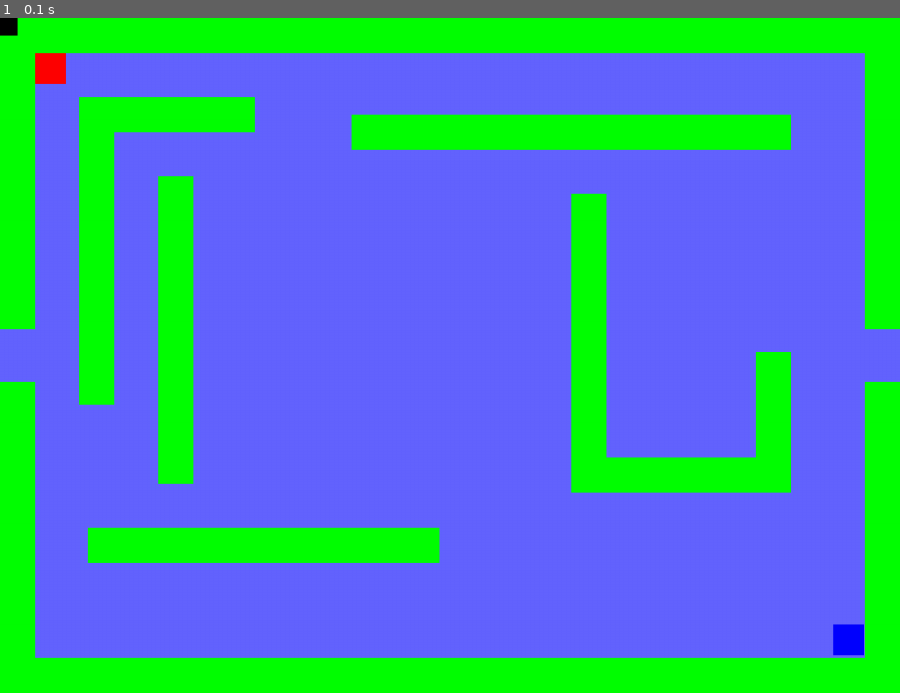
Above: before the commit, frame 1.
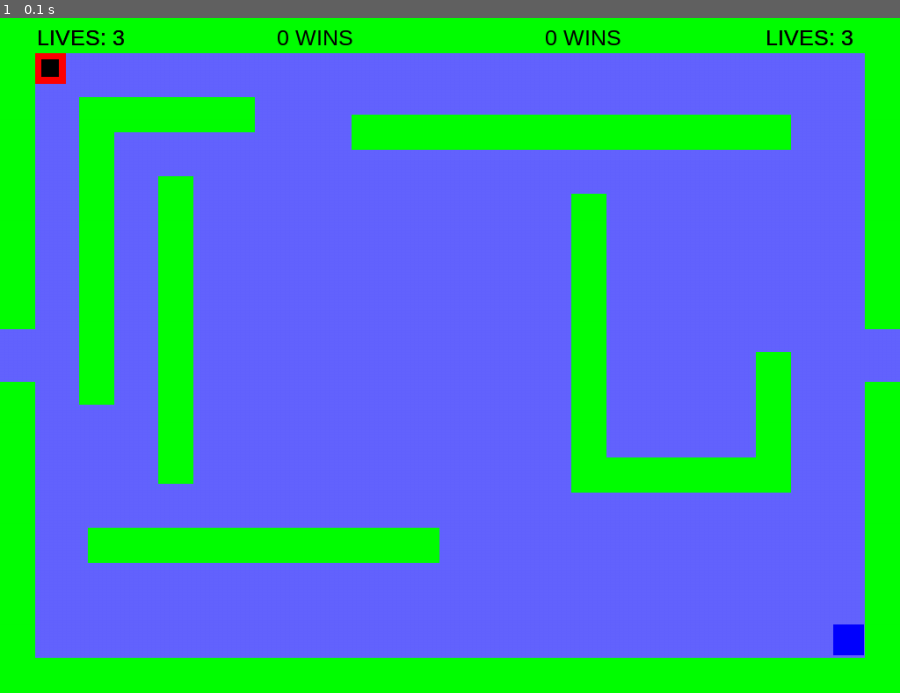
Above: after the commit, the same moment.

Repository: samsantea/Pygame-Project
Game: pygame game, started from main.py
Same seed, same stepped clock (60 frames per second), same inputs: the game is played once before the commit and once after it.
Inputs:
- Up to frame 1 (0.1 s): no input

The runs differ from the first frame. In frame 1, 0.5% of the frame differs, in the area x 0-95%, y 0-9%.

Commit message:
Added text such as instructions and countdowns. Added a teleportation point between two ends of the map and added game states. Added more walls

Diff:
--- a/main.py
+++ b/main.py
@@ -33,6 +33,7 @@
         x_vel: x velocity
         y_vel: y velocity
         wins: how many rounds the player has won
+        planter: determines whether the player is the bomb planter
     """
 
     def __init__(self, coords: tuple, color) -> None:
@@ -61,9 +62,9 @@
         self.x_vel = 0
         self.y_vel = 0
 
-        self.planter = False
-
-        wins = 0
+        self.is_planter = False
+
+        self.wins = 0
 
     def update(self):
         """ Update the player location"""
@@ -131,6 +132,7 @@
     planting_time: how much time is left from beginning to plant until the bomb is set
     plant_speed
     """
+
     def __init__(self, coords: tuple) -> None:
         """
         Arguments:
@@ -139,6 +141,9 @@
 
         super().__init__()
 
+        self.reset()
+
+    def reset(self):
         self.image = pygame.Surface((20, 20))
         self.image.fill(BLACK)
 
@@ -171,12 +176,13 @@
     time_introduction = 7
     time_invincible = 3
     time_start_plant = 0.0
-    round = 1
-    game_state = "introduction"
+    game_state = "running"
     planter_click = False # Prevents player one from holding down more than one key
     defender_click = False # Prevents player one from holding down more than one key
     planter_keys = [pygame.K_a, pygame.K_d, pygame.K_w, pygame.K_s, pygame.K_4]
     defender_keys = [pygame.K_LEFT, pygame.K_RIGHT, pygame.K_UP, pygame.K_DOWN, pygame.K_KP4]
+    planter_spawn = (40, 40)
+    defender_spawn = (948, 690)
 
     wall_attributes = [
         [40, 354, (0, 0)],
@@ -207,15 +213,15 @@
         wall_sprites.add(wall)
         all_sprites.add(wall)
 
-    planter = Player((40, 40), RED)
-    planter.planter = True
-    defender = Player((948, 690), BLUE)
+    planter = Player(planter_spawn, RED)
+    planter.is_planter = True
+    defender = Player(defender_spawn, BLUE)
     all_sprites.add(planter)
     all_sprites.add(defender)
     player_sprites.add(planter)
     player_sprites.add(defender)
     time_hit = 0.0
-    time_end_round = 0.0
+    time_round_end = 0.0
     time_start = 0
 
     bomb = Bomb(planter.rect.center)
@@ -223,6 +229,10 @@
 
     new_bomb_coords = (-1, -1)
     time_ticking = 0.0
+    time_defuse = 0
+
+    font = pygame.font.SysFont("Arial", 25)
+    big_font = pygame.font.SysFont("Arial", 40)
 
     # ----------- MAIN LOOP
     while not done:
@@ -245,7 +255,7 @@
                             planter.go_up()
                         elif event.key == pygame.K_s:
                             planter.go_down()
-                        elif event.key == pygame.K_4 and planter.planter == True:
+                        elif event.key == pygame.K_4 and planter.is_planter == True:
                             bomb.plant()
                             print("planting")
 
@@ -261,9 +271,10 @@
                             defender.go_up()
                         elif event.key == pygame.K_DOWN:
                             defender.go_down()
-                        elif event.key == pygame.K_KP4 and defender.planter == True:
-                            bomb.plant()
-                            print("planting")
+                        elif event.key == pygame.K_KP4 and allow_defuse == True:
+                            time_defuse = time.time()
+                            print("defusing")
+
 
                 elif event.type == pygame.KEYUP:
                     if event.key == pygame.K_4:
@@ -279,6 +290,10 @@
                         if defender.x_vel != 0 or defender.y_vel != 0:
                             defender.stop()
 
+                        if event.key == pygame.K_KP4:
+                            time_defuse = 0
+                            print("stopped")
+
         # ----------- CHANGE ENVIRONMENT
 
         all_sprites.update()
@@ -286,6 +301,12 @@
         if game_state == "running":
             # See if we hit anything
             for player in player_sprites:
+                if 354 < player.rect.y <= player.rect.y <= 414:
+                    if player.rect.right <= 0:
+                        player.rect.left = SCREEN_WIDTH
+                    elif player.rect.left >= SCREEN_WIDTH:
+                        player.rect.right = 0
+
                 opponent_hit = pygame.sprite.spritecollide(player, player_sprites, False)
                 for opponent in opponent_hit:
                     if opponent != player:
@@ -294,10 +315,11 @@
 
                             opponent.lives -= 1
                             print(opponent)
-                    if opponent.lives == 0:
-                        round += 1
-                        game_state == "round end"
-                        player.wins += 1
+                        if opponent.lives == 0:
+                            round += 1
+                            print("round end")
+                            game_state = "round end"
+                            player.wins += 1
                 block_hit_list = pygame.sprite.spritecollide(player, wall_sprites, False)
                 for block in block_hit_list:
                     # If the player is moving right,
@@ -319,22 +341,43 @@
                         player.stop()
                         player.rect.top = block.rect.bottom
 
-                if player.planter == True and bomb.planting_time > 0:
+                if player.is_planter == True and bomb.planting_time > 0:
                     bomb.rect.center = player.rect.center
 
                 elif -0.1 <= bomb.planting_time <= 0.0:
-                    print("planted")
                     time_ticking = time.time()
                     if new_bomb_coords == (-1, -1):
                         new_bomb_coords = player.rect.center
                         bomb.rect.center = new_bomb_coords
 
+                if player.is_planter == False and bomb.planting_time < 1:
+                    if pygame.sprite.collide_rect(player, bomb):
+                        allow_defuse = True
+
+                if time_ticking != 0.0 and (time.time() - time_ticking) >= 60:
+                    player.wins += 1
+                    game_state = "round end"
+                    time_ticking = 0.0
+
+                if time_defuse > 0 and (time.time() - time_defuse) >= 10 and player.is_planter == False:
+                    player.wins += 1
+                    game_state = "round end"
+                    time_ticking = 0.0
+                    time_defuse = 0
+
         if game_state == "round end":
-            if time_round_end == 0:
+            if time_round_end == 0.0:
                 time_round_end = time.time()
+                for player in player_sprites:
+                    player.lives = 3
+                    player.x_vel = player.y_vel = 0
+                planter.rect.topleft = planter_spawn
+                defender.rect.topleft = defender_spawn
+                bomb.reset()
 
             elif (time.time() - time_round_end) >= 5:
                 game_state = "running"
+                time_round_end = 0.0
 
         elif game_state == "introduction":
             if time_start == 0:
@@ -349,6 +392,81 @@
         # Draw all sprites
         all_sprites.draw(screen)
 
+        if game_state == "introduction":
+            screen.blit(
+                font.render("Welcome to Bombfight!", True, BLACK),
+                (SCREEN_WIDTH / 3.5, SCREEN_HEIGHT / 3)
+            )
+            screen.blit(
+                font.render("Use WASD/Arrow keys to move.", True, BLACK),
+                (SCREEN_WIDTH / 3.5, SCREEN_HEIGHT / 2.5)
+            )
+            screen.blit(
+                font.render("PLANTER: Hold 4 to plant the bomb.", True, BLACK),
+                (SCREEN_WIDTH / 16, SCREEN_HEIGHT / 2)
+            )
+
+            screen.blit(
+                font.render("Hit the defender and", True, BLACK),
+                (SCREEN_WIDTH / 8, SCREEN_HEIGHT / 1.75)
+            )
+
+            screen.blit(
+                font.render("protect the bomb to win!", True, BLACK),
+                (SCREEN_WIDTH / 8, SCREEN_HEIGHT / 1.65)
+            )
+
+            screen.blit(
+                font.render("DEFENDER: Hold 4 to defuse the bomb!", True, BLACK),
+                (SCREEN_WIDTH / 2, SCREEN_HEIGHT / 2)
+            )
+
+            screen.blit(
+                font.render("Attack the planter or!", True, BLACK),
+                (SCREEN_WIDTH / 1.65, SCREEN_HEIGHT / 1.75)
+            )
+
+            screen.blit(
+                font.render("defuse to win!", True, BLACK),
+                (SCREEN_WIDTH / 1.65, SCREEN_HEIGHT / 1.65)
+            )
+
+        else:
+            screen.blit(
+                font.render(f"LIVES: {planter.lives}", True, BLACK),
+                (SCREEN_WIDTH / 24, SCREEN_HEIGHT / 90)
+            )
+
+            screen.blit(font.render(f"LIVES: {planter.lives}", True, BLACK),
+                (SCREEN_WIDTH / 24, SCREEN_HEIGHT / 90)
+            )
+
+            screen.blit(font.render(f"LIVES: {defender.lives}", True, BLACK),
+                (SCREEN_WIDTH / 1.175, SCREEN_HEIGHT / 90)
+            )
+
+            screen.blit(font.render(f"LIVES: {defender.lives}", True, BLACK),
+                        (SCREEN_WIDTH / 1.175, SCREEN_HEIGHT / 90)
+                        )
+
+            screen.blit(font.render(f"{planter.wins} WINS", True, BLACK),
+                        (SCREEN_WIDTH / 3.25, SCREEN_HEIGHT / 90)
+                        )
+
+            screen.blit(font.render(f"{defender.wins} WINS", True, BLACK),
+                        (SCREEN_WIDTH / 1.65, SCREEN_HEIGHT / 90)
+                        )
+
+            if time_ticking != 0.0:
+                screen.blit(big_font.render(f"{int(60 - (time.time() - time_ticking))}", True, BLACK),
+                    (SCREEN_WIDTH / 2, SCREEN_HEIGHT / 90)
+                )
+
+            if game_state == "round end":
+                screen.blit(big_font.render(f"{int(5 - (time.time() - time_round_end))}", True, BLACK),
+                            (SCREEN_WIDTH / 2, SCREEN_HEIGHT / 2)
+                            )
+
         # Update the screen
         pygame.display.flip()
 
